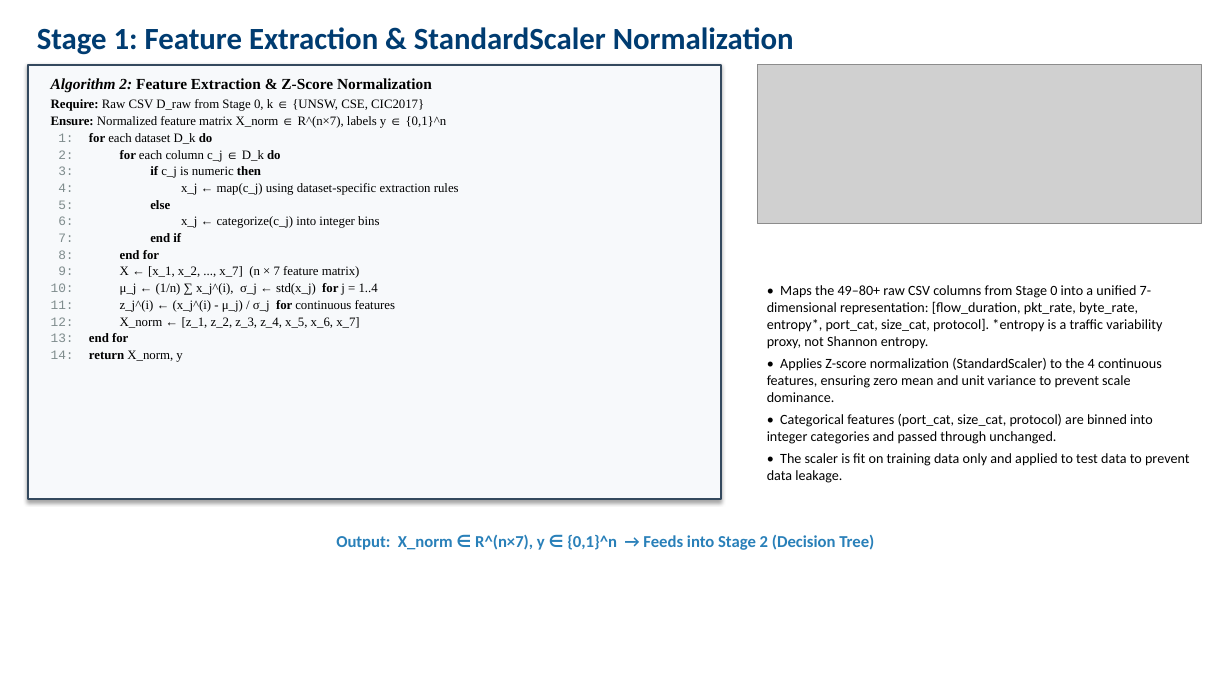
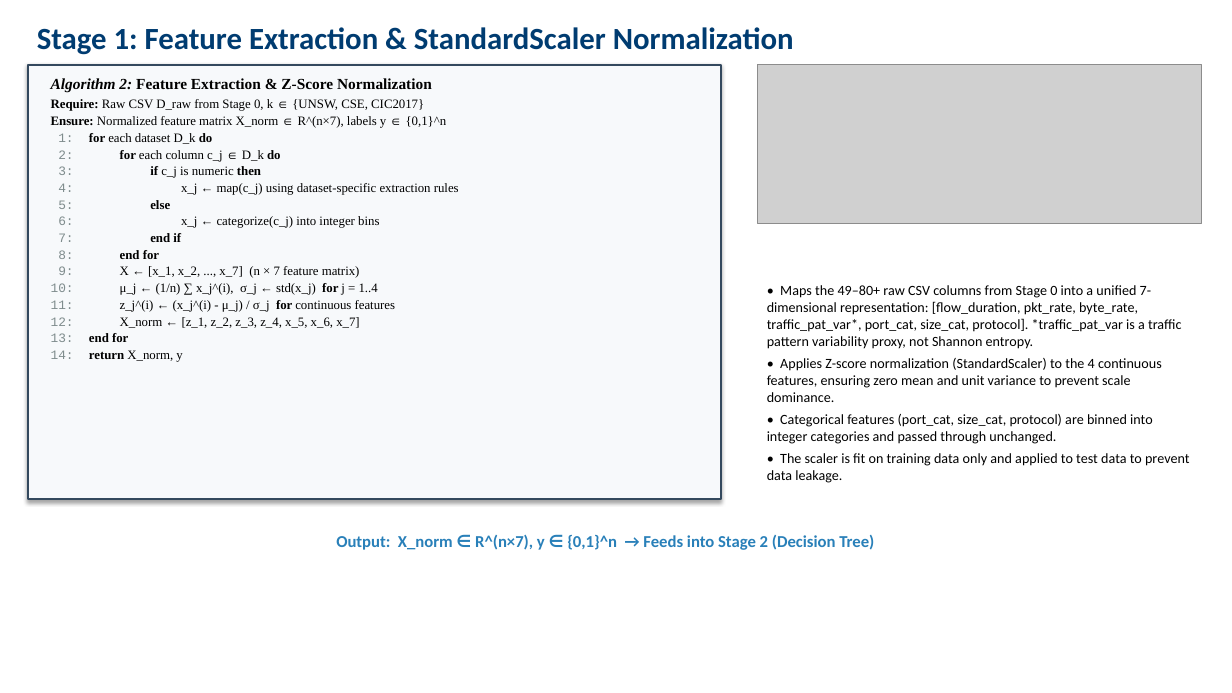
Before and after one commit to pcy12345/adaptive-ids-asrrl, a slide deck: slide 5 of ASRRL_Methodology.pptx. Drawn at 1232x693 pixels with LibreOffice and Linux fonts; fonts in the diff are those of the drawing; grey boxes stand for pictures. Boxes give left, top, right and bottom in pixels: in the first picture for what was removed or moved away, otherwise in the second. Text is boxed around its words. In the diff, an @@ line names an element or a change of style, - is before the commit and + after.

```diff
--- a/ASRRL_Methodology.pptx
+++ b/ASRRL_Methodology.pptx
@@ text at (x1=767, y1=285, x2=1181, y2=349): text changed @@
-• Maps the 49–80+ raw CSV columns from Stage 0 into a unified 7-dimensional representation: [flow_duration, pkt_rate, byte_rate, entropy*, port_cat, size_cat, protocol]. *entropy is a traffic variability proxy, not Shannon entropy.
+• Maps the 49–80+ raw CSV columns from Stage 0 into a unified 7-dimensional representation: [flow_duration, pkt_rate, byte_rate, traffic_pat_var*, port_cat, size_cat, protocol]. *traffic_pat_var is a traffic pattern variability proxy, not Shannon entropy.
```
Also in this commit, not shown: 3 other slides changed, 11 other files.
